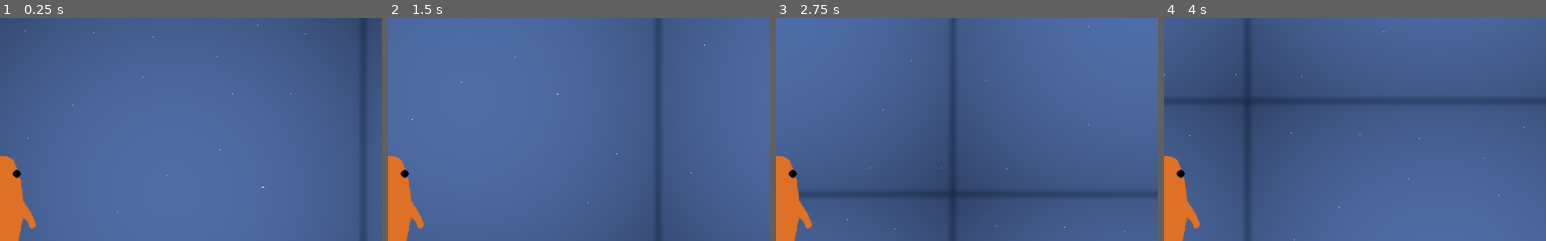
Above: before the commit, frames 1-4 (left to right).
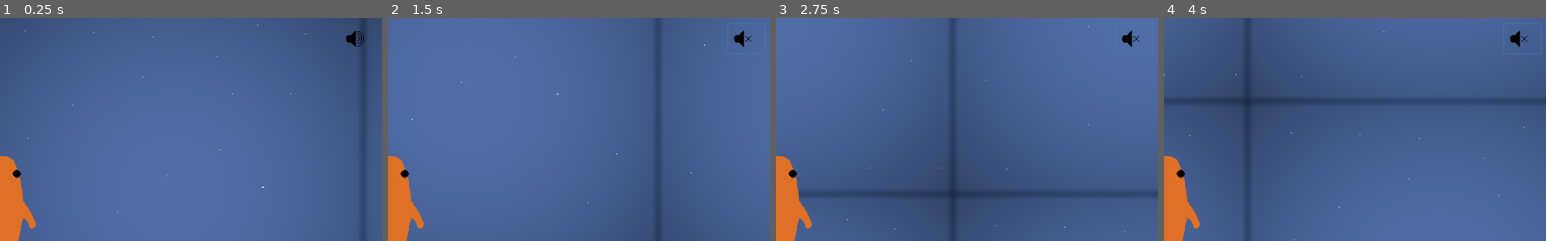
Above: after the commit, the same moments.

Repository: JordanLevy/LudumDare51
Game: Godot game, scene res://Scenes/Main.tscn
The game is run twice, just before and just after one commit, with the same random seed, the same clock (stepped at 60 frames per second) and the same inputs.
Inputs (mouse positions are % of the whole screen's width and height, from its top left):
- Up to frame 1 (0.25 s): no input
- Up to frame 2 (1.5 s): click (97, 5) at 0.52 s
- Up to frame 3 (2.75 s): no input
- Up to frame 4 (4 s): no input
The pictures show only the part of the screen within x 50-100%, y 0-50%; the shares and areas given below are measured in that part.

The runs differ from the first frame. In frame 1, 0.2% of the frame differs, in the area x 90-96%, y 5-14%; in frame 2, 0.1%; in frame 3, 0.1%; in frame 4, 0.1%.

Commit message:
Mute Button

Diff:
--- a/Game/Scenes/Main.tscn
+++ b/Game/Scenes/Main.tscn
@@ -1,10 +1,11 @@
-[gd_scene load_steps=6 format=2]
+[gd_scene load_steps=7 format=2]
 
 [ext_resource path="res://Scripts/ParallaxBackground.gd" type="Script" id=1]
 [ext_resource path="res://Assets/Background/ocean_particles.png" type="Texture" id=2]
 [ext_resource path="res://Assets/Background/water.png" type="Texture" id=3]
 [ext_resource path="res://Assets/Fish/Fish_Cropped.png" type="Texture" id=4]
 [ext_resource path="res://Scenes/Controls.tscn" type="PackedScene" id=5]
+[ext_resource path="res://Scenes/Music.tscn" type="PackedScene" id=6]
 
 [node name="Main" type="Node2D"]
 
@@ -37,3 +38,5 @@
 region_rect = Rect2( 0, 0, 402, 847 )
 
 [node name="Controls" parent="." instance=ExtResource( 5 )]
+
+[node name="Music" parent="." instance=ExtResource( 6 )]
--- /dev/null
+++ b/Game/Scenes/Music.tscn
@@ -0,0 +1,27 @@
+[gd_scene load_steps=6 format=2]
+
+[ext_resource path="res://Assets/UI/SoundIcons1.png" type="Texture" id=1]
+[ext_resource path="res://Assets/UI/SoundIcons2.png" type="Texture" id=2]
+[ext_resource path="res://Scripts/SoundButton.gd" type="Script" id=3]
+[ext_resource path="res://Scripts/BackgroundMusic.gd" type="Script" id=4]
+[ext_resource path="res://Assets/Audio/GLUB.mp3" type="AudioStream" id=5]
+
+[node name="Music" type="Node"]
+
+[node name="BackgroundMusic" type="AudioStreamPlayer" parent="."]
+stream = ExtResource( 5 )
+script = ExtResource( 4 )
+
+[node name="CanvasLayer" type="CanvasLayer" parent="."]
+
+[node name="ToolButton" type="ToolButton" parent="CanvasLayer"]
+anchor_left = 1.0
+anchor_right = 1.0
+margin_left = -56.0
+margin_top = 8.0
+margin_right = -7.0
+margin_bottom = 30.0
+script = ExtResource( 3 )
+enabled_icon = ExtResource( 1 )
+disabled_icon = ExtResource( 2 )
+background_music = NodePath("../../BackgroundMusic")
--- /dev/null
+++ b/Game/Scripts/BackgroundMusic.gd
@@ -0,0 +1,10 @@
+extends AudioStreamPlayer
+
+export var enable_music : bool = true
+
+func _process(delta):
+	if enable_music and !playing:
+		play()
+
+	if !enable_music and playing:
+		stop()
--- /dev/null
+++ b/Game/Scripts/SoundButton.gd
@@ -0,0 +1,18 @@
+extends ToolButton
+
+export (Texture) var enabled_icon
+export (Texture) var disabled_icon
+export(NodePath) onready var background_music = get_node(background_music) as Node
+
+func _ready():
+	toggle_mode = true
+	icon = enabled_icon
+	connect("toggled", self, "toggle_music")
+
+func toggle_music(button_on):
+	if !button_on:
+		icon = enabled_icon
+		background_music.enable_music = true
+	else:
+		icon = disabled_icon
+		background_music.enable_music = false
Not shown, added: Game/Assets/Audio/GLUB.mp3.import
Not shown, added: Game/Assets/Fish/Fish_Separated.png.import
Binary file added: Game/Assets/UI/SoundIcons1.png
Not shown, added: Game/Assets/UI/SoundIcons1.png.import
Binary file added: Game/Assets/UI/SoundIcons2.png
Not shown, added: Game/Assets/UI/SoundIcons2.png.import
Not shown, changed: .gitignore
